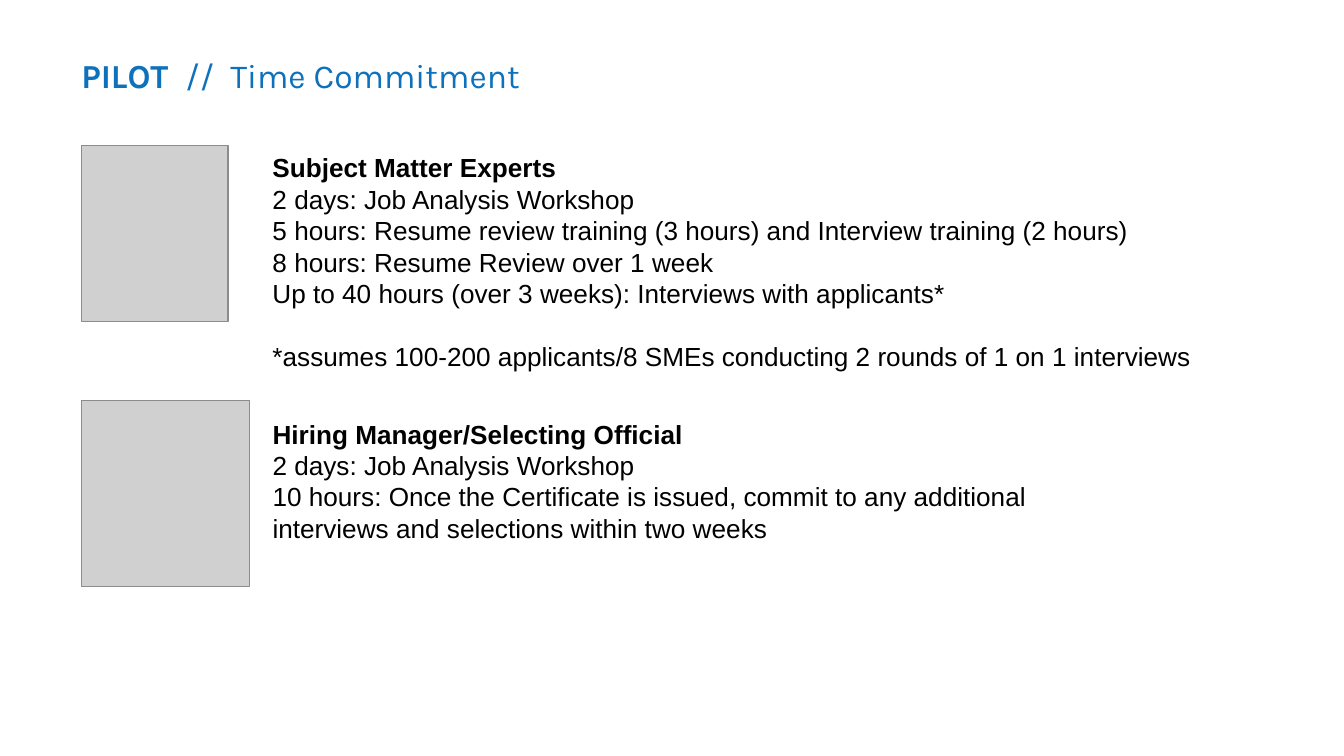
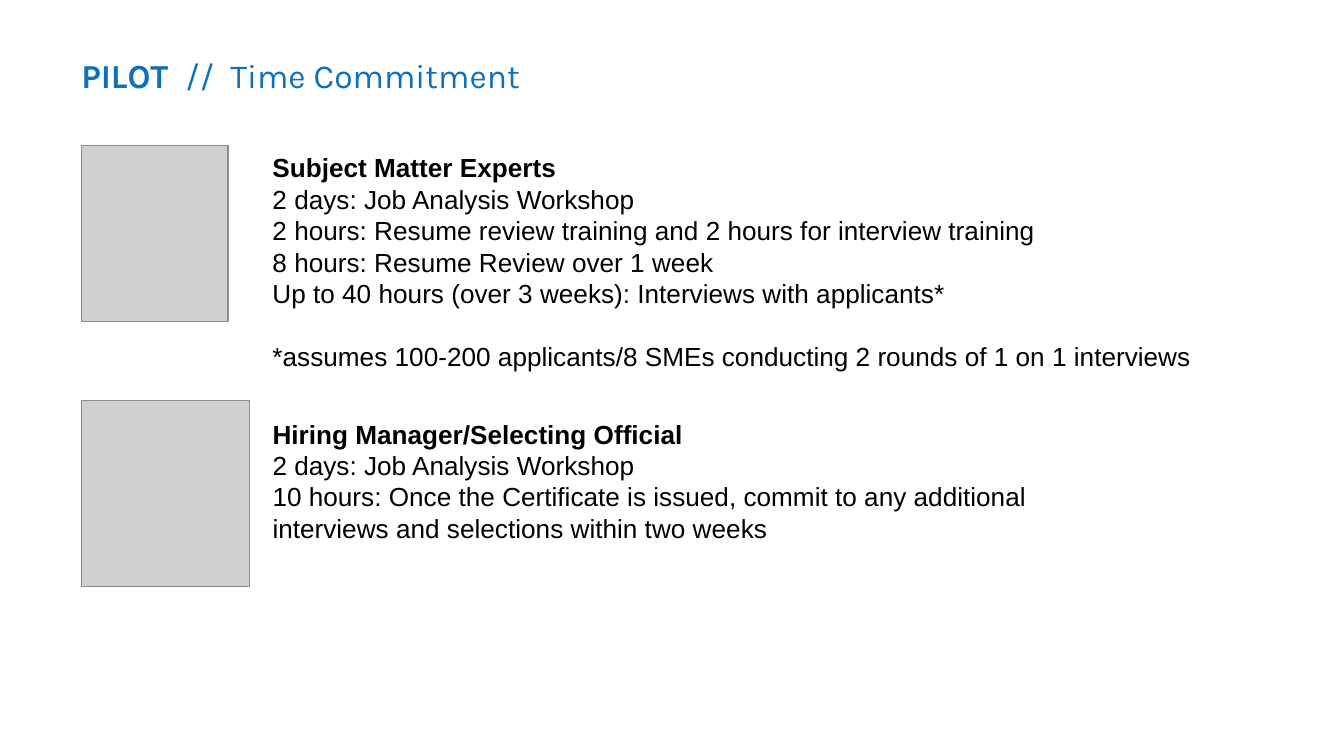
Before and after one commit to usds/SME-QA-Website, a slide deck: slide 5 of toolkit/getting-started/sme-qa-for-participants.pptx (slide 12 before the commit). Drawn at 1344x756 pixels with LibreOffice and Linux fonts; fonts in the diff are those of the drawing; grey boxes stand for pictures. Boxes give left, top, right and bottom in pixels: in the first picture for what was removed or moved away, otherwise in the second. Text is boxed around its words. In the diff, an @@ line names an element or a change of style, - is before the commit and + after.

```diff
--- a/toolkit/getting-started/sme-qa-for-participants.pptx
+++ b/toolkit/getting-started/sme-qa-for-participants.pptx
@@ text at [272, 221, 1034, 246]: text changed @@
-5 hours: Resume review training (3 hours) and Interview training (2 hours)
+2 hours: Resume review training and 2 hours for interview training
```
Also in this commit, not shown: 1 other slide changed, 3 slides added, 10 slides removed, 1 other file.
